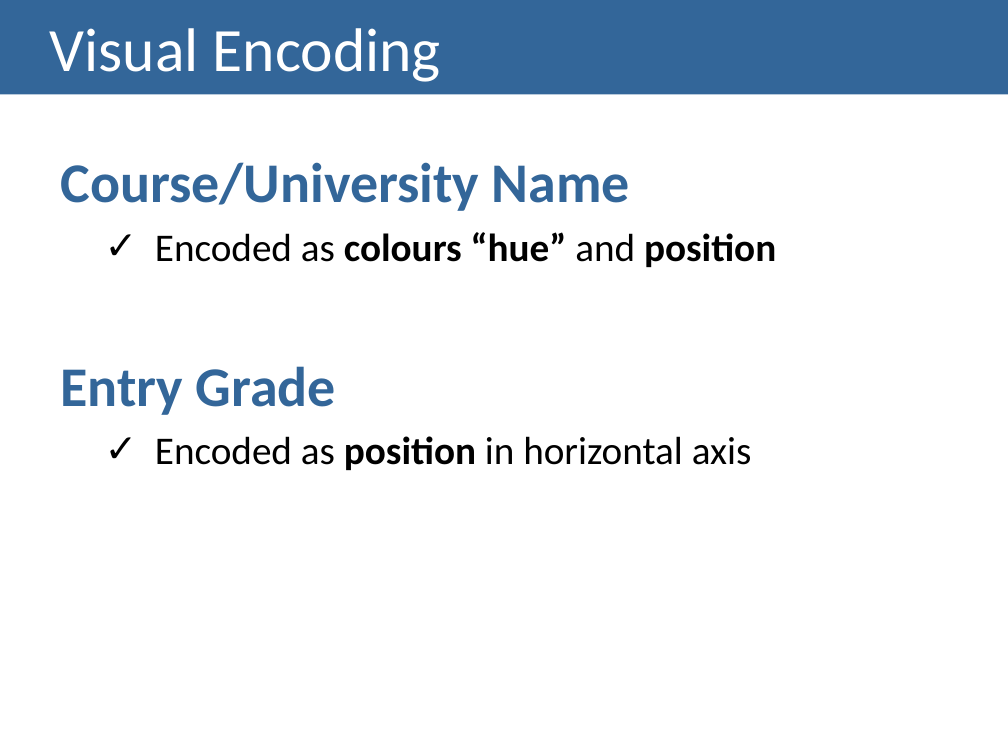
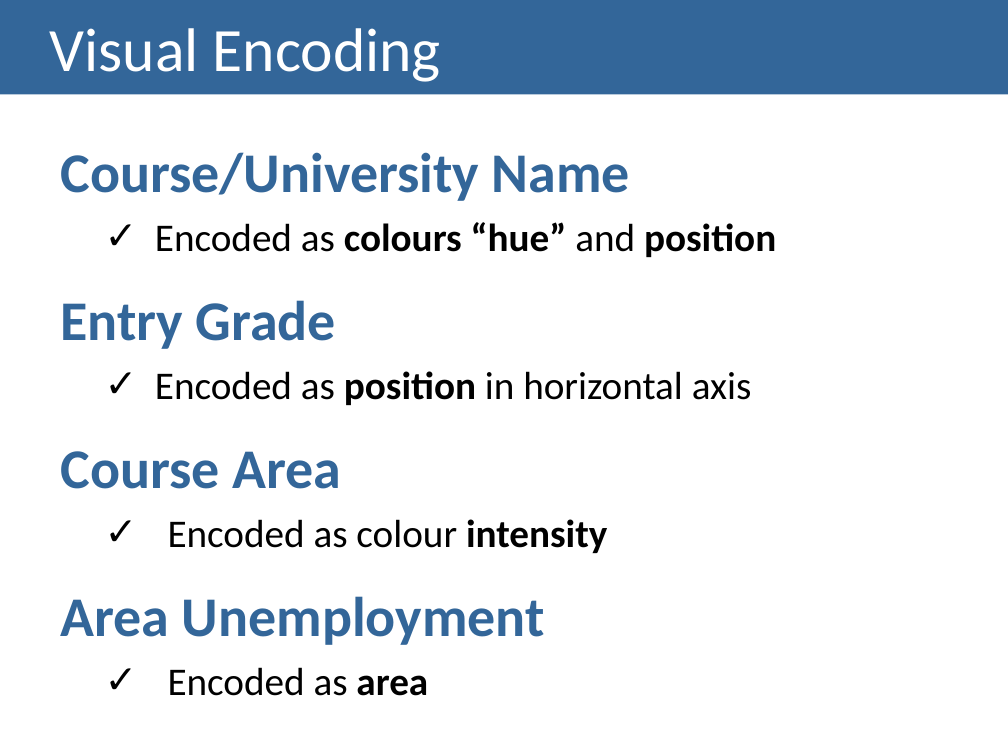
Before and after one commit to Strabox/Higher-Education-Unemployment-Portugal, a slide deck: slide 4 of III-Checkpoint/III-Checkpoint Presentation.pptx. Drawn at 1008x756 pixels with LibreOffice and Linux fonts; fonts in the diff are those of the drawing. Boxes give left, top, right and bottom in pixels: in the first picture for what was removed or moved away, otherwise in the second. Text is boxed around its words. In the diff, an @@ line names an element or a change of style, - is before the commit and + after.

```diff
--- a/III-Checkpoint/III-Checkpoint Presentation.pptx
+++ b/III-Checkpoint/III-Checkpoint Presentation.pptx
@@ text "Course/University Name": place and size @@
-text "Course/University Name" at <box>60,162,776,470</box>
+text "Course/University Name" at <box>60,152,776,696</box>
@@ text at <box>60,451,607,696</box>: paragraphs added @@
+Course Area
+  ✓ Encoded as colour intensity
+Area Unemployment
+  ✓ Encoded as area
```
Also in this commit, not shown: 4 other slides changed, 1 slide added.
